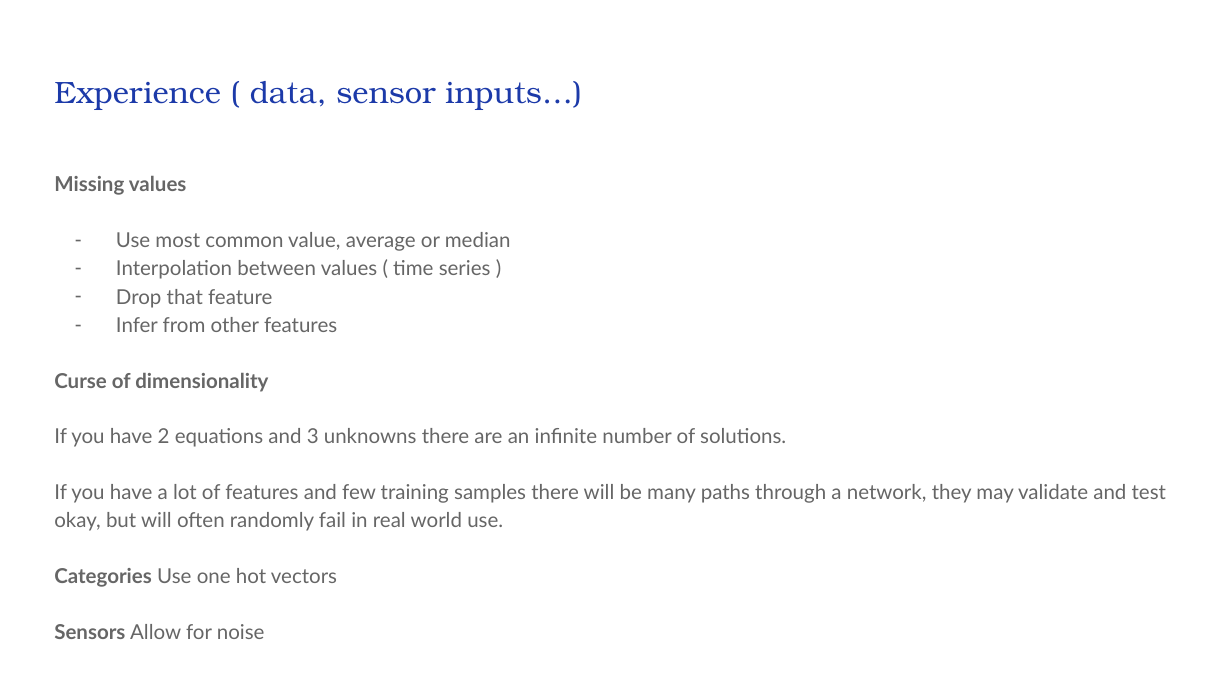
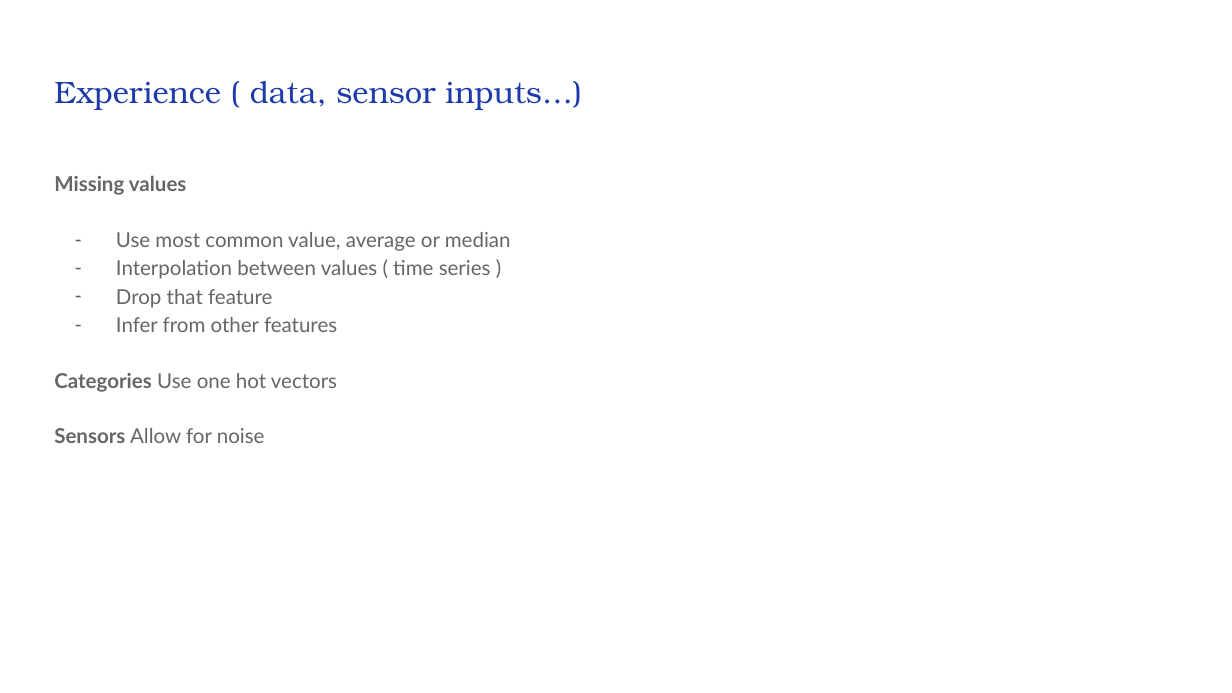
Before and after one commit to timestocome/DeepLearning-Talks, a slide deck: slide 18 of Machine Learning Basics/Numerical Computation.pptx. Drawn at 1232x693 pixels with LibreOffice and Linux fonts; fonts in the diff are those of the drawing. Boxes give left, top, right and bottom in pixels: in the first picture for what was removed or moved away, otherwise in the second. Text is boxed around its words. In the diff, an @@ line names an element or a change of style, - is before the commit and + after.

```diff
--- a/Machine Learning Basics/Numerical Computation.pptx
+++ b/Machine Learning Basics/Numerical Computation.pptx
@@ text at box(54, 373, 1166, 531): paragraphs removed @@
-Curse of dimensionality
-If you have 2 equations and 3 unknowns there are an infinite number of solutions.
-If you have a lot of features and few training samples there will be many paths through a network, they may validate and test okay, but will often randomly fail in real world use.
```
Also in this commit, not shown: 1 other file.
